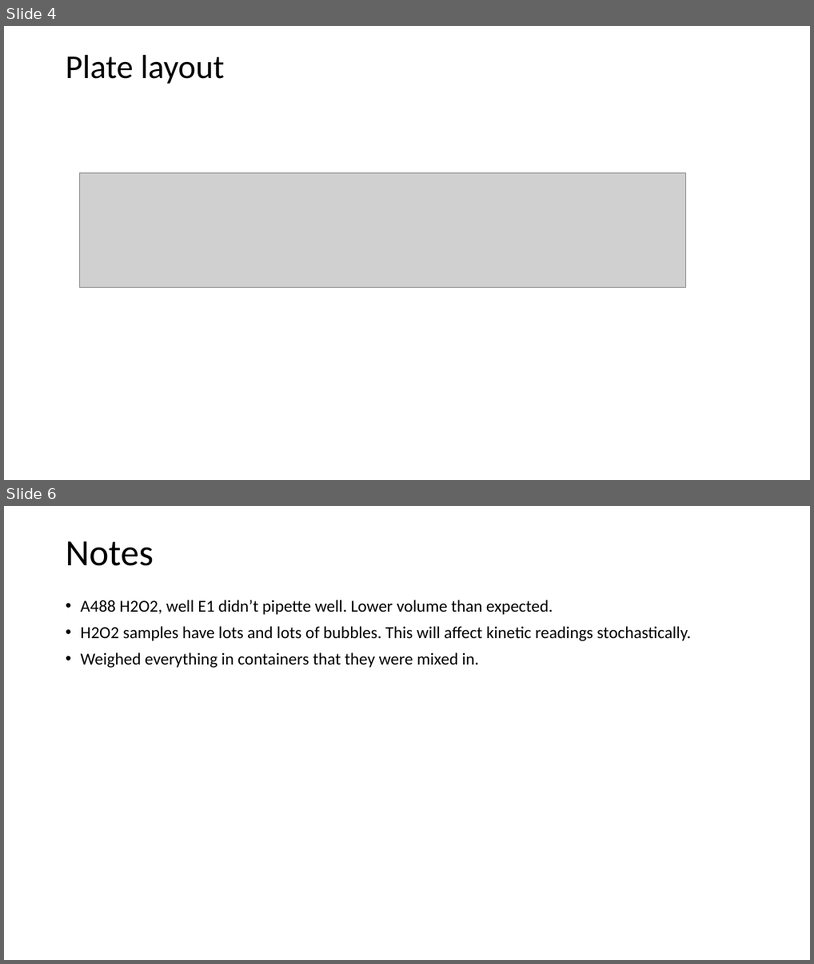
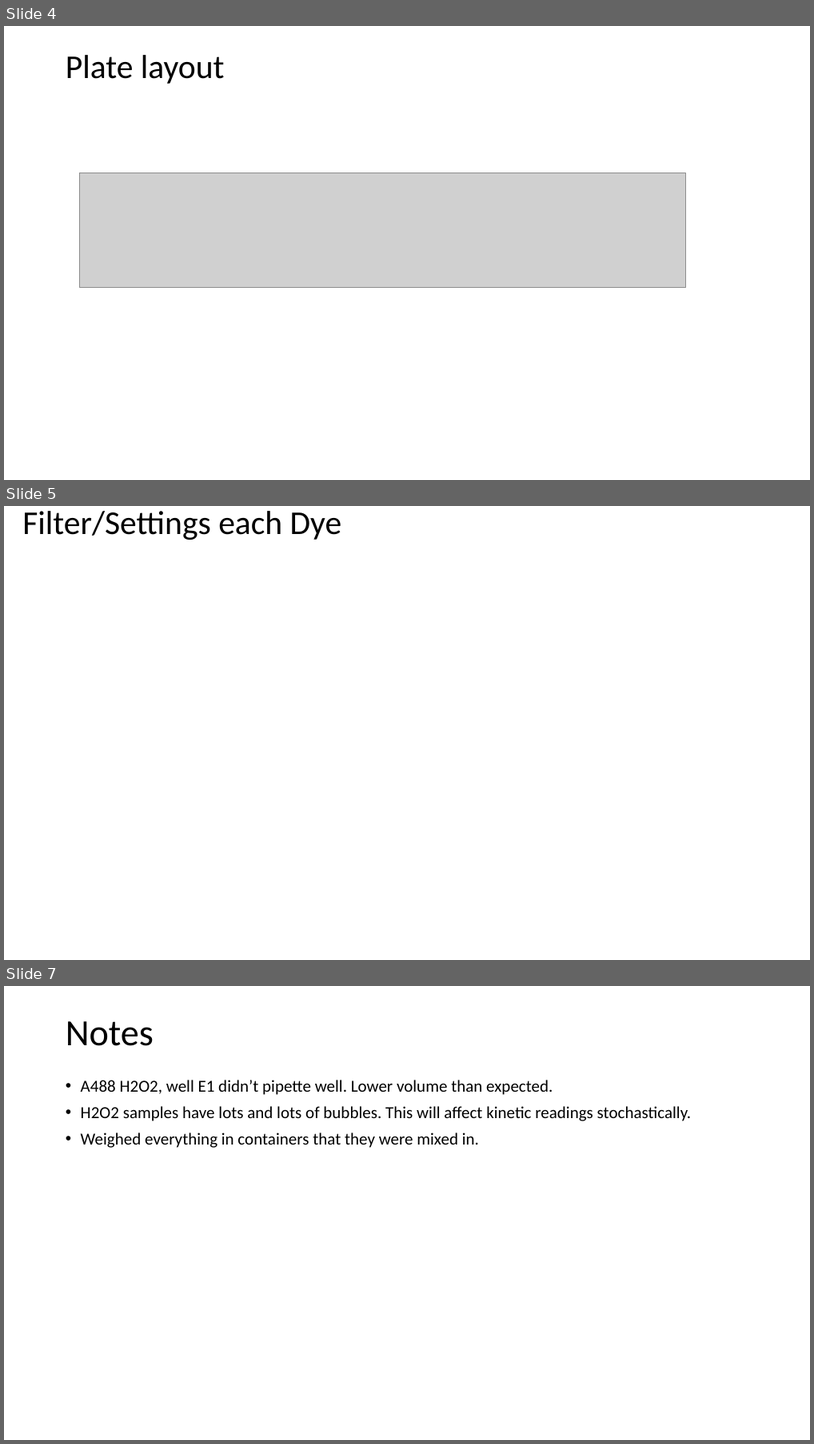
Before and after one commit to mdanderson03/SpectrePlex, a slide deck: experiments/10-11-22 h2o2 libh4 mcpba final kinetics/Dye Kinetics H2O2 vs mCPBA vs LiBH4 analysis.pptx. Shown one above the other, each under a label of ours: slides 4 and 6 before the commit, slides 4, 5 and 7 after it; the slides between them are not shown. The pictures are 814x964 and 814x1444 pixels, drawn with LibreOffice and Linux fonts; fonts in the diff are those of the drawing; grey boxes stand for pictures. Boxes give left, top, right and bottom in pixels: in the first picture for what was removed or moved away, otherwise in the second. Text is boxed around its words. In the diff, an @@ line names an element or a change of style, - is before the commit and + after.

Commit message:
Update Dye Kinetics H2O2 vs mCPBA vs LiBH4 analysis.pptx
added slide for 10-11-22 experiment for filter settings

```diff
--- a/experiments/10-11-22 h2o2 libh4 mcpba final kinetics/Dye Kinetics H2O2 vs mCPBA vs LiBH4 analysis.pptx
+++ b/experiments/10-11-22 h2o2 libh4 mcpba final kinetics/Dye Kinetics H2O2 vs mCPBA vs LiBH4 analysis.pptx
@@ slide 5 added at [4,506,810,960], background #FFFFFF @@
@@ title added at [22,511,342,540], 39.6 pt, text #000000 @@
+Filter/Settings each Dye
@@ what was slide 6 is now slide 7 @@
```
Also in this commit, not shown: 1 slide changed.
